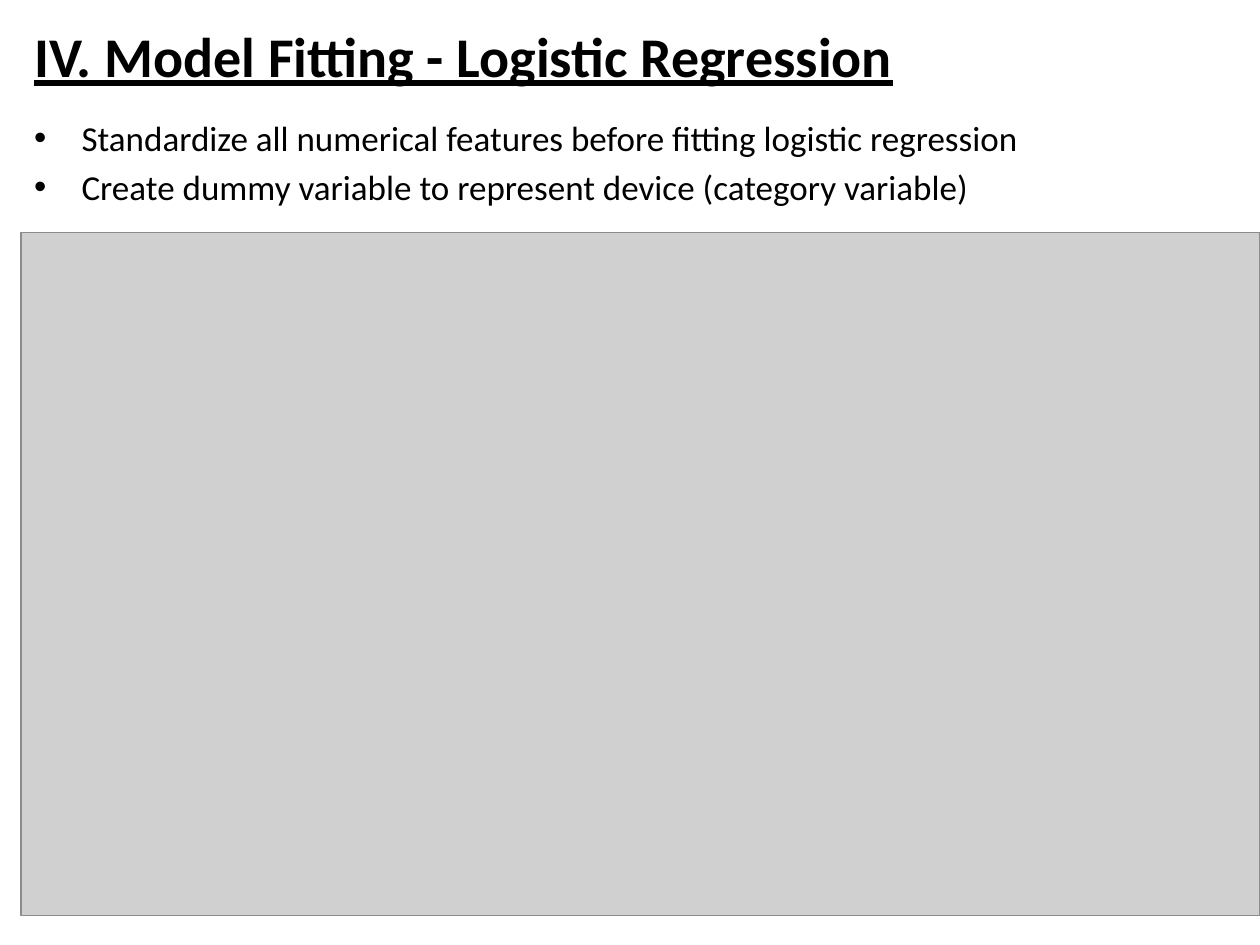
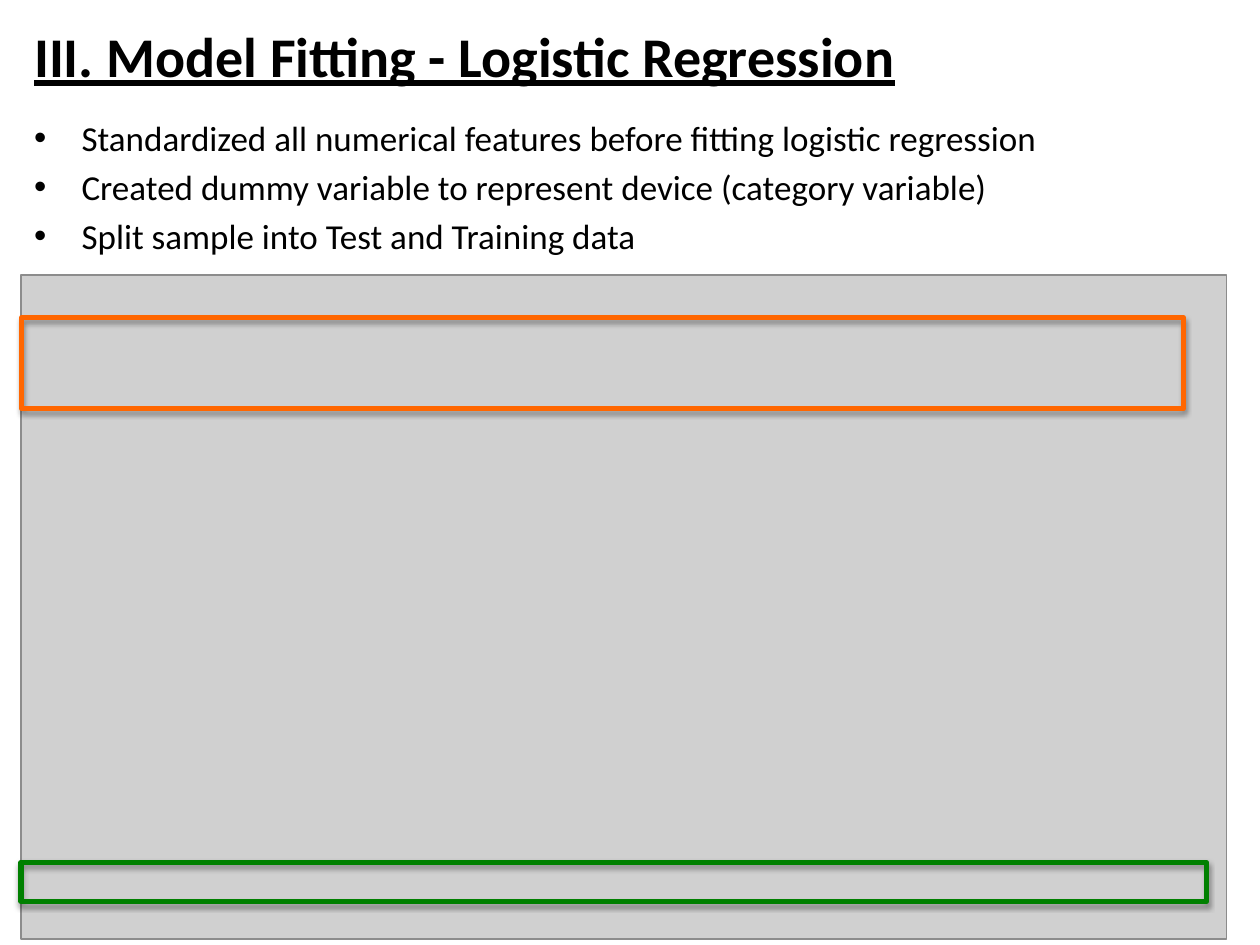
Before and after one commit to ZiweiDuan/MusicBox, a slide deck: slide 5 of Notes/Presentation_Ziwei .pptx. Drawn at 1260x945 pixels with LibreOffice and Linux fonts; fonts in the diff are those of the drawing; grey boxes stand for pictures. Boxes give left, top, right and bottom in pixels: in the first picture for what was removed or moved away, otherwise in the second. Text is boxed around its words. In the diff, an @@ line names an element or a change of style, - is before the commit and + after.

Commit message:
Logistic Regression

```diff
--- a/Notes/Presentation_Ziwei .pptx
+++ b/Notes/Presentation_Ziwei .pptx
@@ text at [34,37,895,87]: text changed @@
-IV. Model Fitting - Logistic Regression
+III. Model Fitting - Logistic Regression
@@ text at [82,126,1036,255]: text changed @@
-• Standardize all numerical features before fitting logistic regression
-• Create dummy variable to represent device (category variable)
+• Standardized all numerical features before fitting logistic regression
+• Created dummy variable to represent device (category variable)
+• Split sample into Test and Training data
@@ picture: place and size @@
-picture at [21,233,1260,916]
+picture at [21,275,1227,939]
@@ rectangle added at [21,318,1183,408], outline #FF6600 3 pt @@
@@ rectangle added at [21,862,1207,901], outline #008000 3 pt @@
```
Also in this commit, not shown: 3 other slides changed, 1 slide added.
